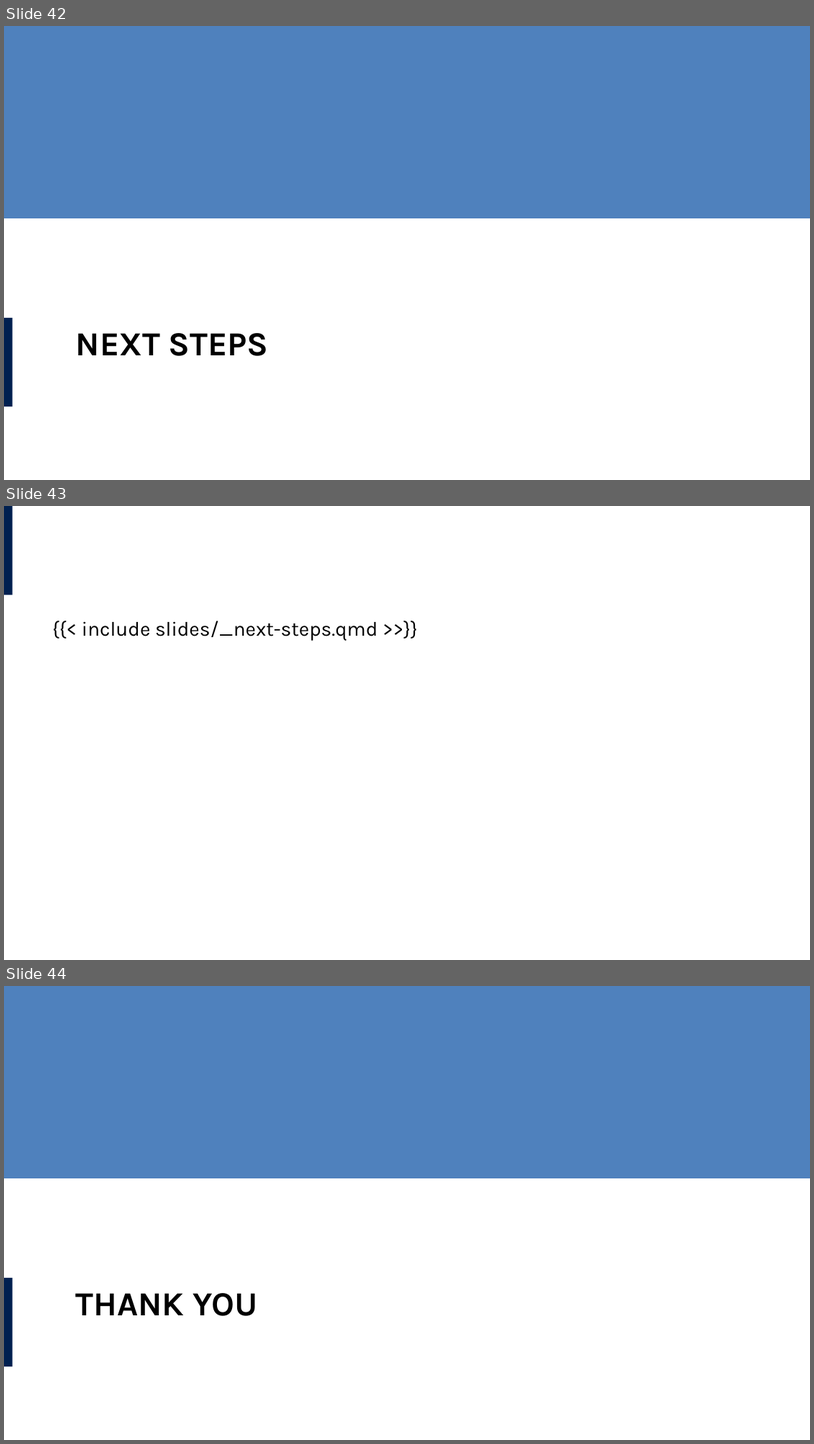
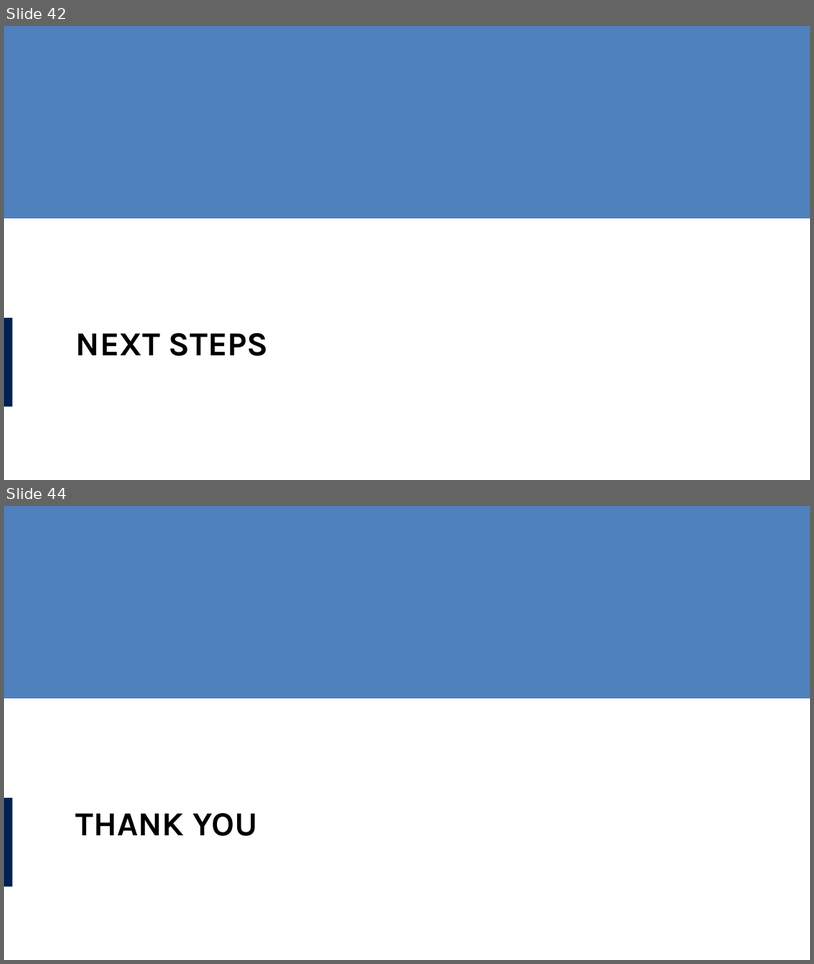
Before and after one commit to lucas-a-meyer/using-quarto, a slide deck: docs/presentation-orig.pptx. Shown one above the other, each under a label of ours: slides 42, 43 and 44 before the commit, slides 42 and 44 after it; the slides between them are not shown. The pictures are 814x1444 and 814x964 pixels, drawn with LibreOffice and Linux fonts; fonts in the diff are those of the drawing. Boxes give left, top, right and bottom in pixels: in the first picture for what was removed or moved away, otherwise in the second. Text is boxed around its words. In the diff, an @@ line names an element or a change of style, - is before the commit and + after.

```diff
--- a/docs/presentation-orig.pptx
+++ b/docs/presentation-orig.pptx
@@ slide 43 removed at box(4, 506, 810, 960), background #FFFFFF @@
@@ rectangle removed at box(4, 506, 12, 595) @@
@@ text removed at box(82, 620, 378, 641) @@
-{{< include slides/_next-steps.qmd >>}}
```
Also in this commit, not shown: 10 slides changed, 1 slide added, 16 other files.
